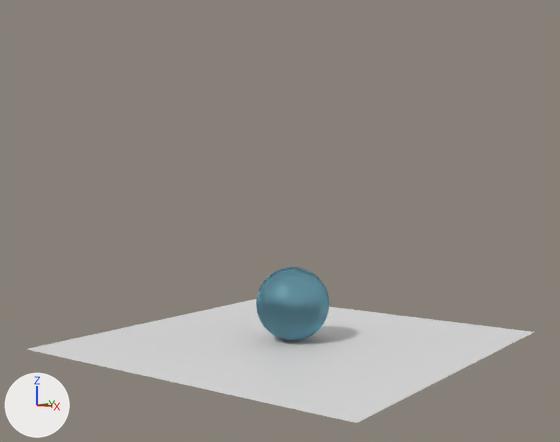
Two versions of the Blender file scenes/bia_project.360.blend, one commit apart.
One viewpoint serves both versions: a 50 mm camera at (12.2, -17.2, 4.68) aimed at (-0.24, -0.26, 3.28). Every picture has the same lights, and +X, +Y and +Z are marked at lower left.

The first picture shows 'Sphere_proxy', 'ground'.
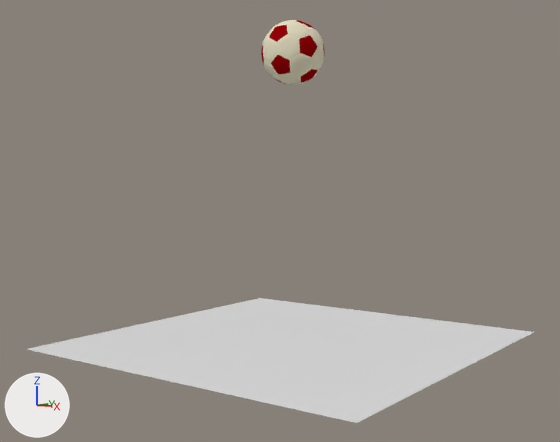
The newer file is also turned or shifted as a whole; pictures and numbers use the older file's frame.

Changed parts and their boxes (x1, y1, x2, y2) in the pictures (560 x 442 px):
'Sphere_proxy', no longer drawn
    before: (256, 267, 329, 341)
'ball_proxy', added
    after: (261, 20, 324, 85)
    faces in mat_ball (white #e7e1c6): (262, 20, 324, 85)
    faces in mat_ball_black (red #960408): (261, 20, 324, 85)

Edits to the bpy script that builds the scene:
```text
Add mat_ball:
    mat_ball = diffuse_material('ball')
    mat_ball.base_color = (0.8, 0.753, 0.567)  # white #e7e1c6
    mat_ball.roughness = 0.34
Add mat_ball_black:
    mat_ball_black = diffuse_material('ball_black')
    mat_ball_black.base_color = (0.303, 0.00119, 0.00235)  # red #960408
Change me_sphere_001:
    used by ob_sphere_proxy; location = (0.0, 0.0, 1.01)
    remove me_sphere_001.from_pydata(...)  # 482 vertices, 512 faces; spans x -1.0..1.0, y -1.0..1.0, z -1.0..1.0
    remove me_sphere_001.materials.append(mat_esfera)
    add me_sphere_001.from_pydata(...)  # 0 vertices, 0 faces; spans empty
    me_sphere_001 part 1: the whole mesh is rebuilt
Add me_sphere:
    me_sphere.from_pydata(...)  # 3602 vertices, 3600 faces; spans x -0.99..0.99, y -1.0..1.0, z -1.0..1.0
    me_sphere.polygons.foreach_set('use_smooth', [True] * 3600)
    # faces by material slot: [2400, 1200]
    me_sphere.materials.append(mat_ball)  # white #e7e1c6
    me_sphere.materials.append(mat_ball_black)  # red #960408
Add ob_ball_proxy:
    ob_ball_proxy = bpy.data.objects.new('ball_proxy', me_sphere)
    ob_ball_proxy.location = (0.0, -0.01, 7.8)
    ob_ball_proxy.rotation_euler = (-1.641, 0.0517, 2.228)  # degrees (-94, 3, 128)
    ob_ball_proxy.scale = (0.848, 0.848, 0.848)
```
